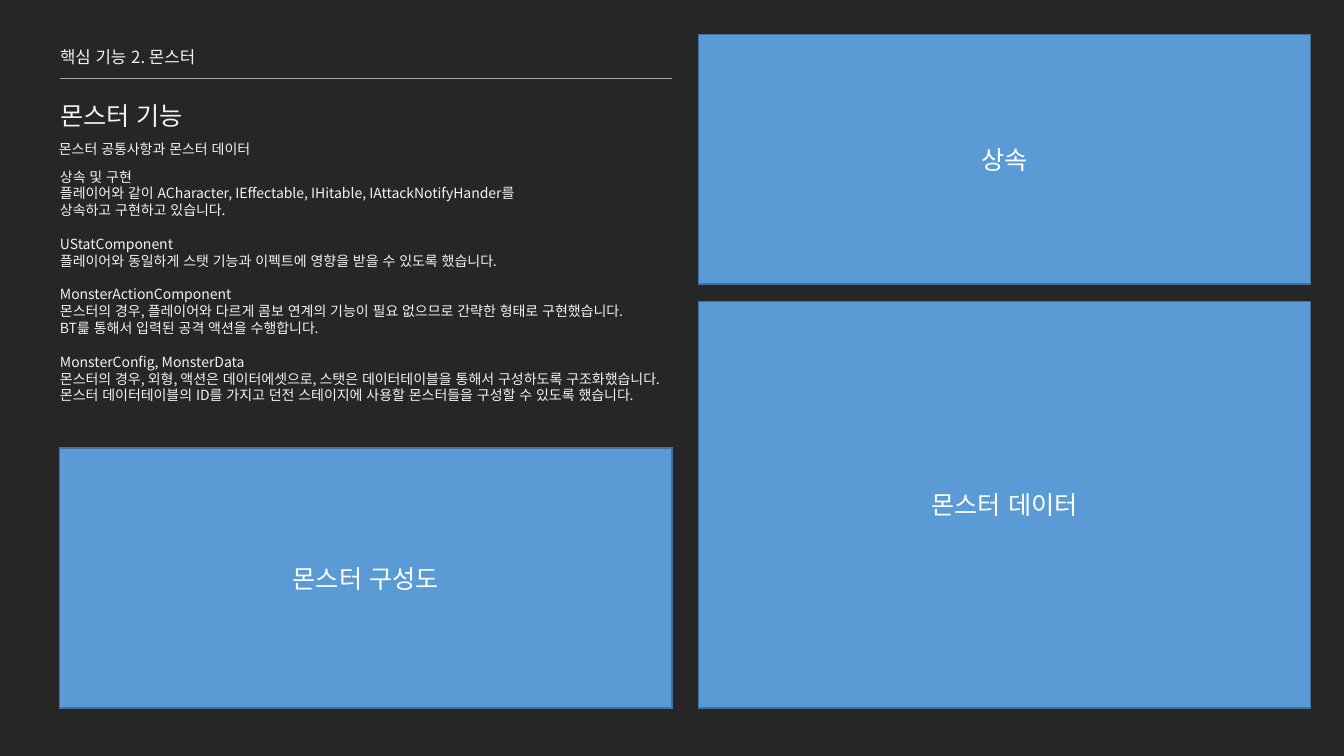
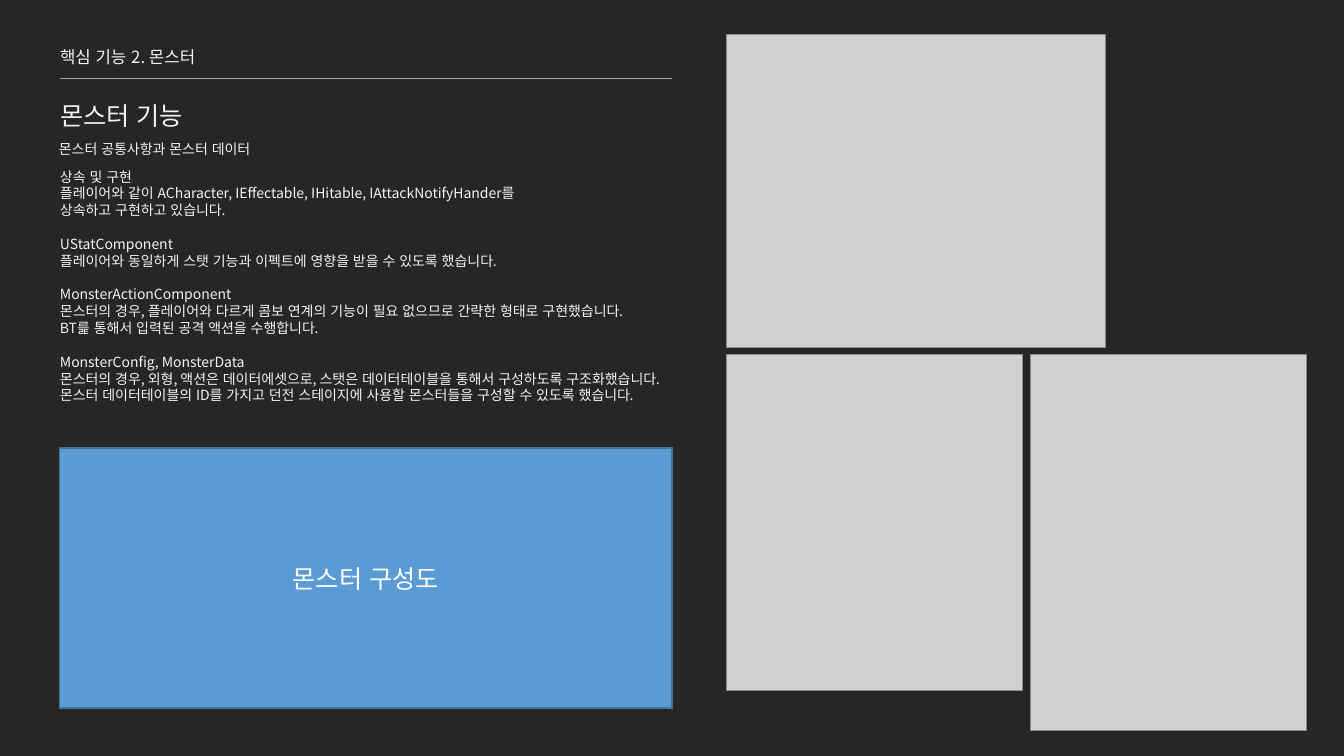
Before and after one commit to jhk0701/project-ARPGHunter, a slide deck: slide 17 of Docs/UnrealEngine_문서_김정환.pptx. Drawn at 1344x756 pixels with LibreOffice and Linux fonts; fonts in the diff are those of the drawing; grey boxes stand for pictures. Boxes give left, top, right and bottom in pixels: in the first picture for what was removed or moved away, otherwise in the second. Text is boxed around its words. In the diff, an @@ line names an element or a change of style, - is before the commit and + after.

```diff
--- a/Docs/UnrealEngine_문서_김정환.pptx
+++ b/Docs/UnrealEngine_문서_김정환.pptx
@@ rectangle removed at [699,34,1312,283] @@
-상속
@@ picture added at [727,34,1106,348] @@
@@ rectangle removed at [699,301,1312,708] @@
-몬스터 데이터
@@ picture added at [727,355,1023,691] @@
@@ picture added at [1030,355,1307,731] @@
```
Also in this commit, not shown: 5 other slides changed, 7 other files.
